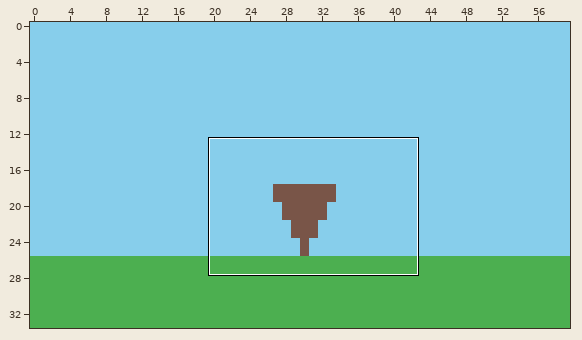
Level history. Tiled map: assets/tiles/arena_01.tmx. The picture above shows the old version from afar; the outline marks the close-up.
Close-up. Earlier state:
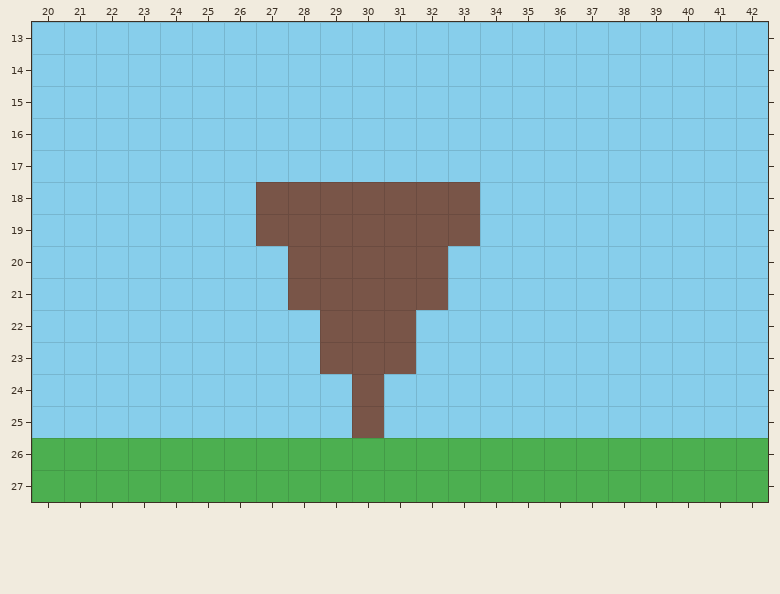
Cells are 32x32 px. Shown: x 20..42, y 13..27.
After the commit:
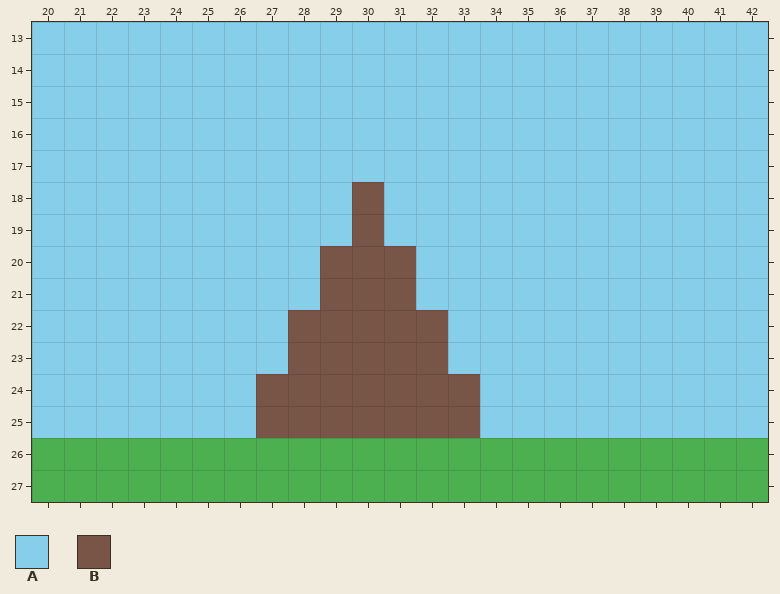
Key: from "terrain_tileset": A 0, B 2.
_ is an empty cell.
Difference:
Layer "terrain":
The author changed tile B to tile A in rows 18 to 19 at x 27 to 29 and 31 to 33; in rows 20 to 21 at x 28 and 32.
The author changed tile A to tile B in rows 22 to 23 at x 28 and 32; in rows 24 to 25 at x 27 to 29 and 31 to 33.
